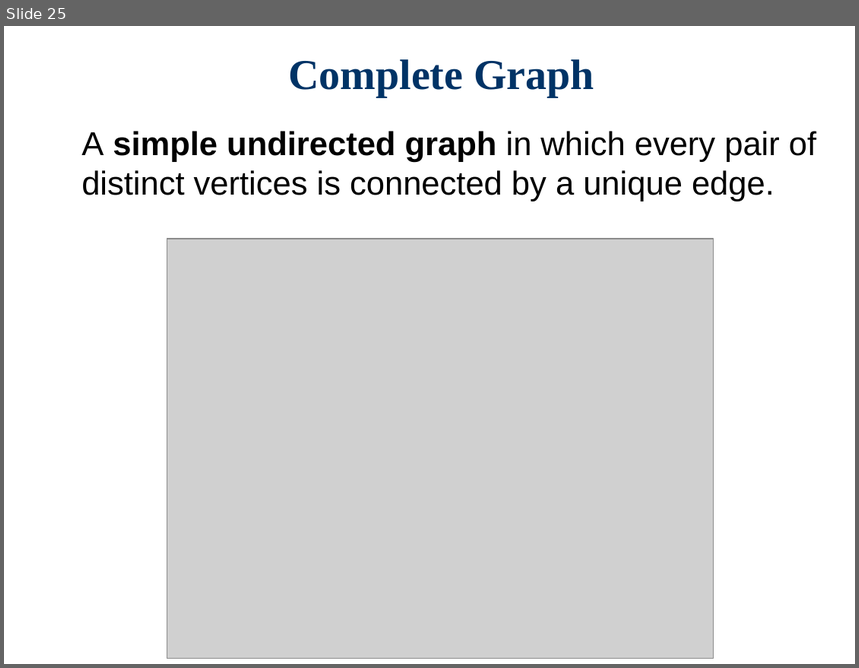
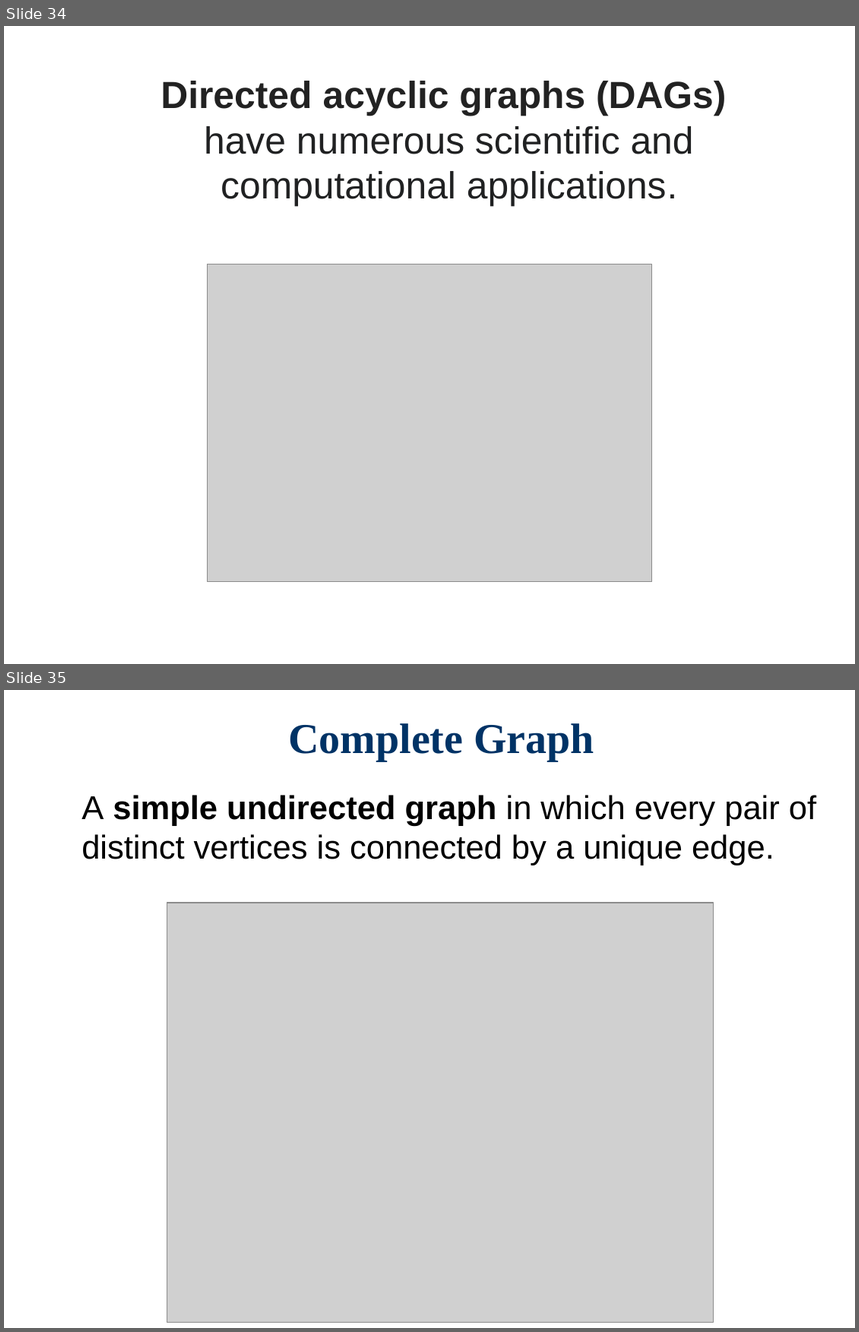
Before and after one commit to Cy-FairCS/cs3, a slide deck: u09a_graphTheory/notes/0 Graph Theory Terminology/Graph Theory Terms.pptx. Shown one above the other, each under a label of ours: slide 25 before the commit, slides 34 and 35 after it. The pictures are 859x668 and 859x1332 pixels, drawn with LibreOffice and Linux fonts; fonts in the diff are those of the drawing; grey boxes stand for pictures; background and template pictures are left out. Boxes give left, top, right and bottom in pixels: in the first picture for what was removed or moved away, otherwise in the second. Text is boxed around its words. In the diff, an @@ line names an element or a change of style, - is before the commit and + after.

```diff
--- a/u09a_graphTheory/notes/0 Graph Theory Terminology/Graph Theory Terms.pptx
+++ b/u09a_graphTheory/notes/0 Graph Theory Terminology/Graph Theory Terms.pptx
@@ slide 34 added at [4, 26, 855, 664], background #FFFFFF @@
@@ text added at [161, 81, 726, 207], 32 pt, text #202122 @@
+Directed acyclic graphs (DAGs)
+have numerous scientific and computational applications.
@@ picture added at [208, 265, 652, 582] @@
@@ what was slide 25 is now slide 35 @@
```
Also in this commit, not shown: 13 slides changed, 5 other slides added.
